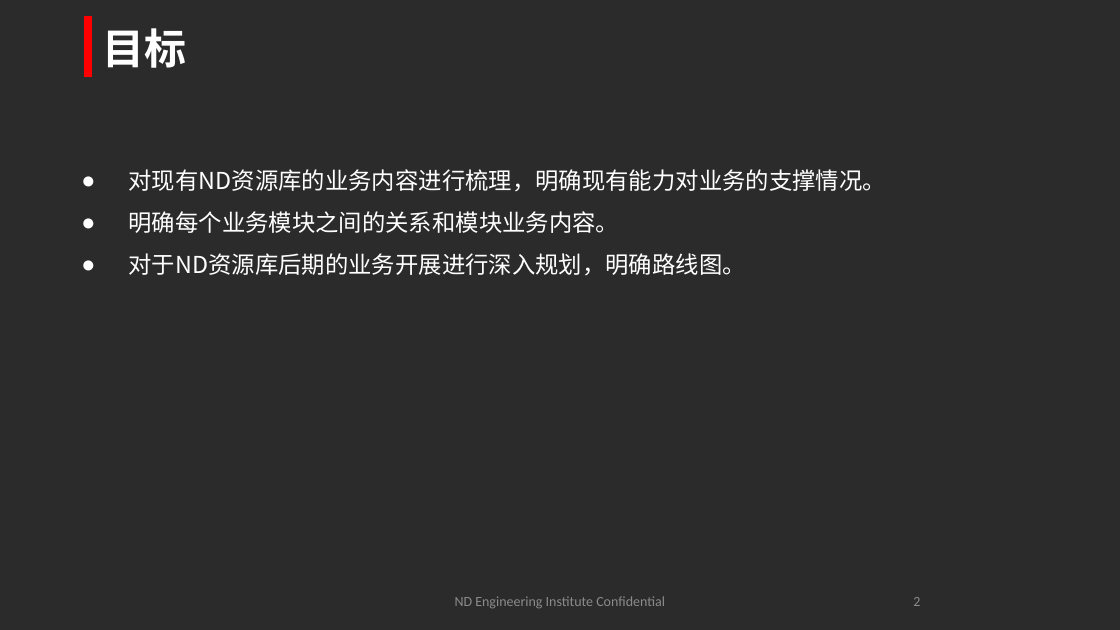
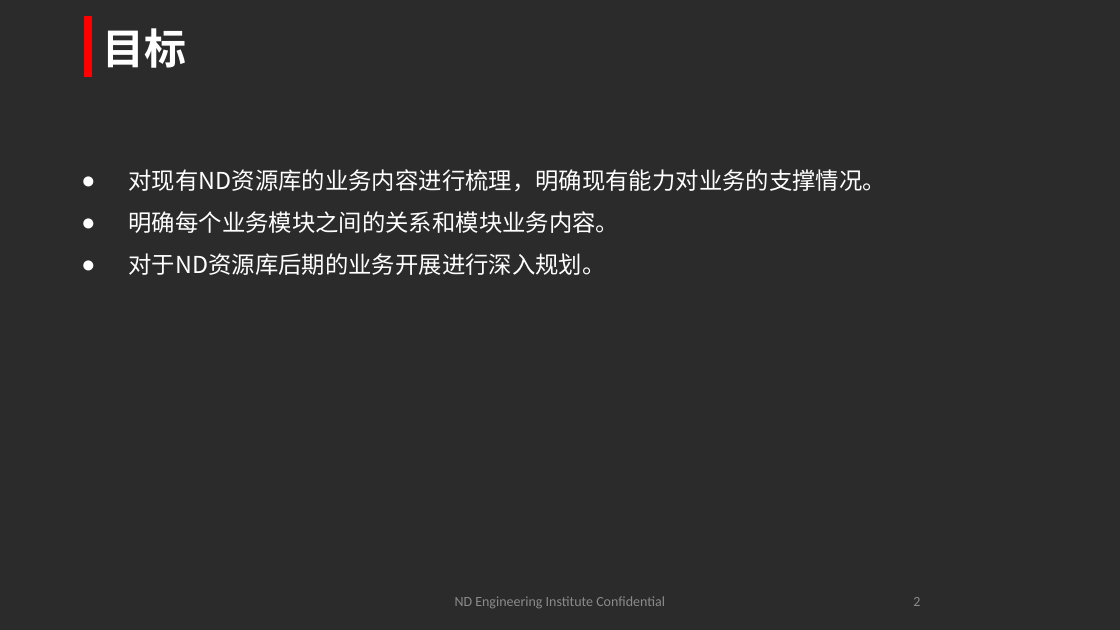
Before and after one commit to johnny0917/mamu, a slide deck: slide 2 of mamu.docs/src/main/webapp/pptdocs/资源平台计划_V7.pptx. Drawn at 1120x630 pixels with LibreOffice and Linux fonts; fonts in the diff are those of the drawing; background and template pictures are left out; a plain dark background stands for a picture behind light text. Boxes give left, top, right and bottom in pixels: in the first picture for what was removed or moved away, otherwise in the second. Text is boxed around its words. In the diff, an @@ line names an element or a change of style, - is before the commit and + after.

```diff
--- a/mamu.docs/src/main/webapp/pptdocs/资源平台计划_V7.pptx
+++ b/mamu.docs/src/main/webapp/pptdocs/资源平台计划_V7.pptx
@@ text at [129,253,606,275]: text changed @@
-● 对于ND资源库后期的业务开展进行深入规划，明确路线图。
+● 对于ND资源库后期的业务开展进行深入规划。
```
Also in this commit, not shown: 23 slides added, 2 slides removed, 1 other file.
